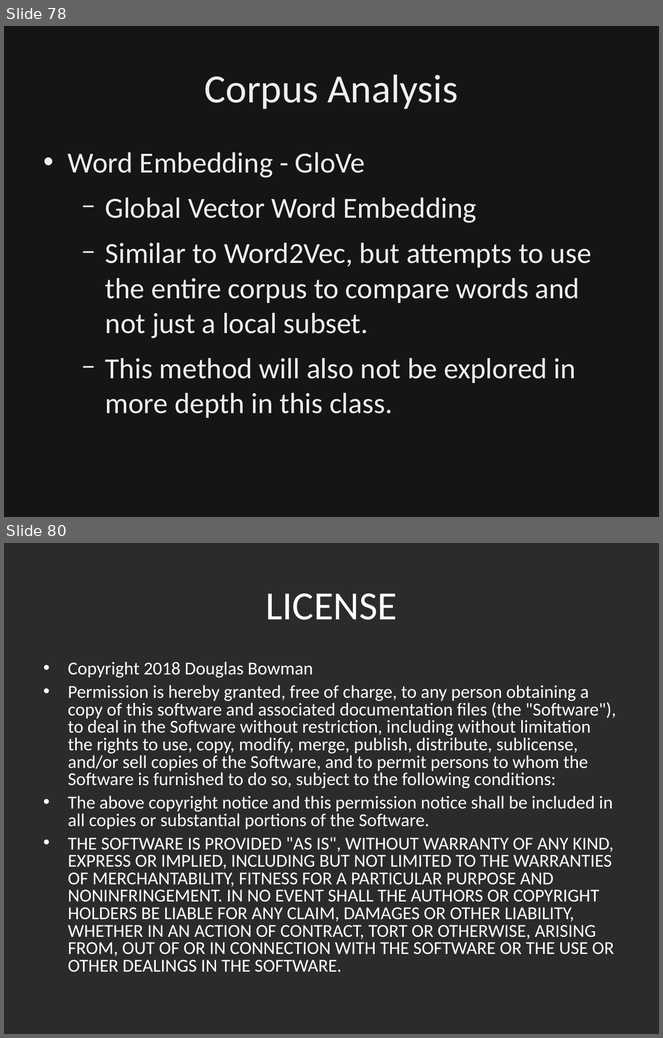
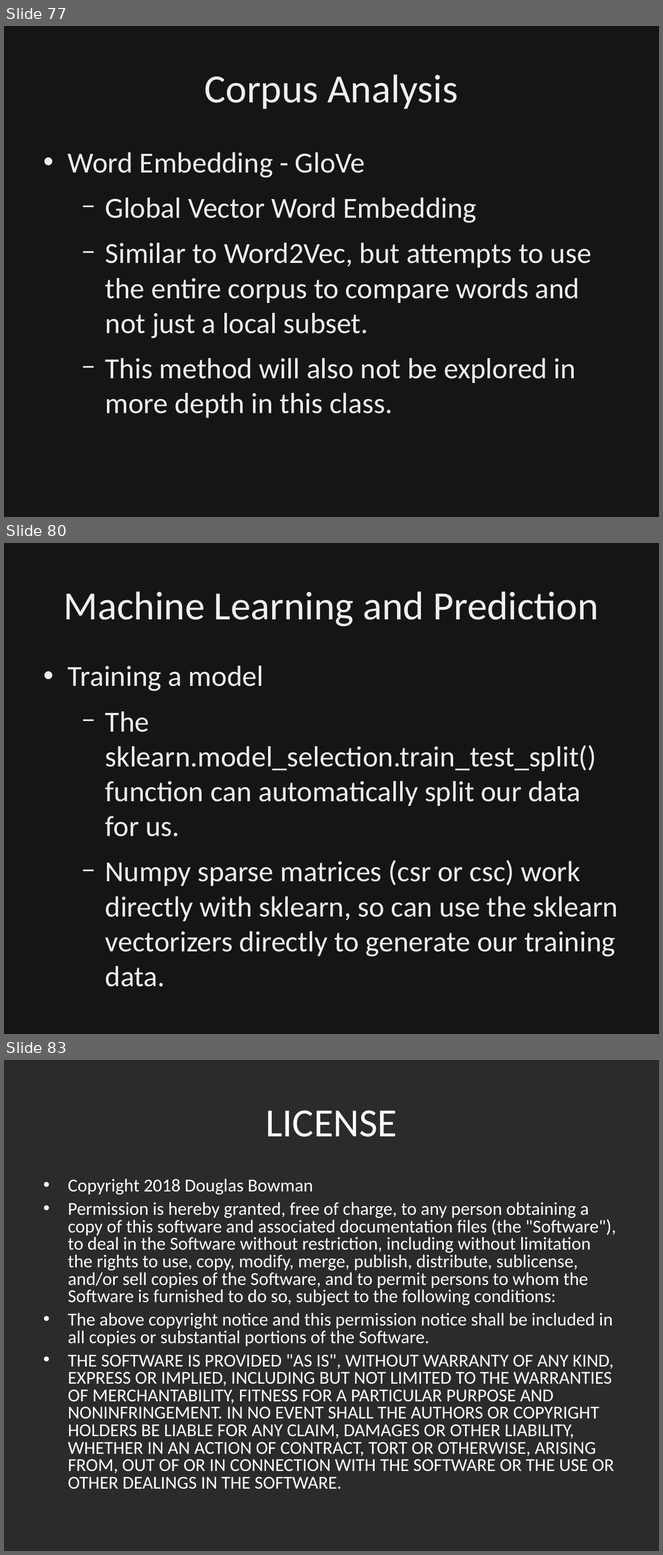
Before and after one commit to dbowmans46/PracticalProgramming, a slide deck: Session 7 - Python/Instructional Material/Session 7 - Python Brief Intro to NLP.odp. Shown one above the other, each under a label of ours: slides 78 and 80 before the commit, slides 77, 80 and 83 after it; the slides between them are not shown. The pictures are 663x1038 and 663x1555 pixels, drawn with LibreOffice and Linux fonts; fonts in the diff are those of the drawing; background and template pictures are left out; a plain dark background stands for a picture behind light text. Boxes give left, top, right and bottom in pixels: in the first picture for what was removed or moved away, otherwise in the second. Text is boxed around its words. In the diff, an @@ line names an element or a change of style, - is before the commit and + after.

Commit message:
Added slides and code to show how to utilize the TF-IDF data to train a machine learning model.

```diff
--- a/Session 7 - Python/Instructional Material/Session 7 - Python Brief Intro to NLP.odp
+++ b/Session 7 - Python/Instructional Material/Session 7 - Python Brief Intro to NLP.odp
@@ slide 80 added at (4, 543, 659, 1034), background picture (left out) @@
@@ rectangle added at (4, 543, 659, 1034), fill #000000 at 50% opacity, outline #000000 0 pt @@
@@ title added at (63, 591, 598, 627), 44 pt, text #EFEFEF @@
+Machine Learning and Prediction
@@ text added at (68, 666, 619, 987), 32 pt, text #EFEFEF @@
+• Training a model
+  − The sklearn.model_selection.train_test_split() function can automatically split our data for us.
+  − Numpy sparse matrices (csr or csc) work directly with sklearn, so can use the sklearn vectorizers directly to generate our training data.
@@ what was slide 78 is now slide 77 @@
@@ what was slide 80 is now slide 83 @@
```
Also in this commit, not shown: 4 other slides added, 2 slides removed, 1 other file.
